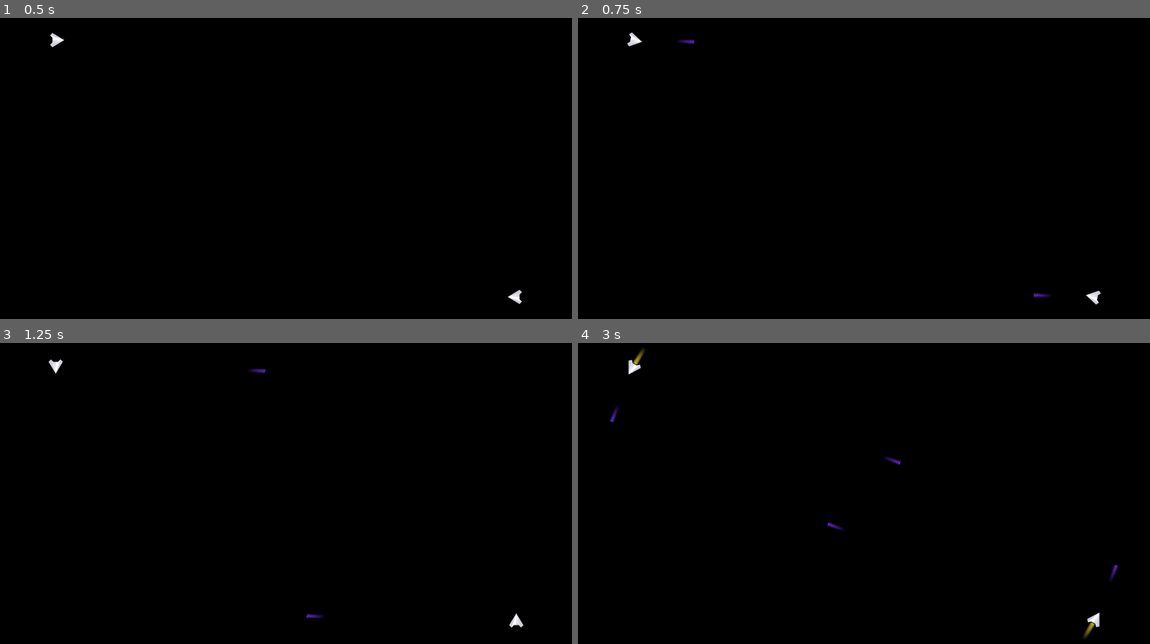
Above: before the commit, frames 1-4 (two rows, left to right).
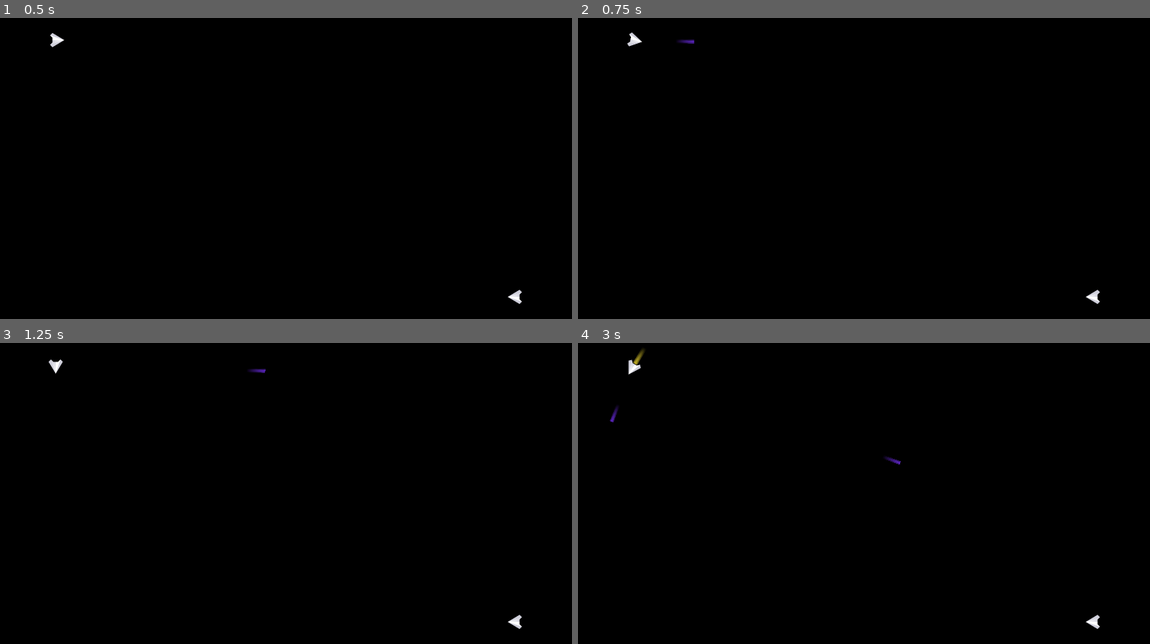
Above: after the commit, the same moments.

Repository: Teeohbee/CelestialMeadow
Game: Godot game, scene res://main.tscn
Two runs of this game, one before a commit and one after it. Both use one fixed random seed, a clock stepped at 60 frames per second and the inputs below.
Inputs:
- Up to frame 1 (0.5 s): no input
- Up to frame 2 (0.75 s): tap Enter at 0.5 s; hold Right (rotate_right, bound only before the commit) from 0.53 s (still down); tap Space (shoot, bound only before the commit) at 0.6 s
- Up to frame 3 (1.25 s): keep holding Right (rotate_right, bound only before the commit)
- Up to frame 4 (3 s): release Right (rotate_right, bound only before the commit) at 1.28 s; hold Left (rotate_left, bound only before the commit) 1.28-2.03 s; tap Space (shoot, bound only before the commit) at 1.35, 2.1, 2.85 s; hold Right (rotate_right, bound only before the commit) 2.03-2.78 s; hold Up (thrust, bound only before the commit) from 2.78 s (still down)

Frame 1 is identical in both runs. In frame 2, less than 0.1% of the frame differs, in the area x 79-92%, y 90-96%; in frame 3, 0.1%; in frame 4, 0.2%, in the area x 43-95%, y 59-99%.

Commit message:
Players can move independently from each other

Diff:
--- a/main.tscn
+++ b/main.tscn
@@ -10,3 +10,4 @@
 [node name="Player2" parent="." instance=ExtResource("1_syc1s")]
 position = Vector2(341, 543)
 starting_position = 0.9
+player_number = 1
--- a/player.gd
+++ b/player.gd
@@ -4,6 +4,7 @@
 @export var spin_power = 4000
 @export var bullet_scene : PackedScene
 @export var starting_position = 0.1
+@export var player_number = 0
 
 var thrust = Vector2.ZERO
 var rotation_direction = 0
@@ -19,14 +20,14 @@
 
 func get_input():
 	thrust = Vector2.ZERO
-	if Input.is_action_pressed("thrust"):
+	if Input.is_action_pressed(str("thrust", player_number)):
 		thrust = transform.x * engine_power
 		$Thruster.show()
 	else:
 		$Thruster.hide()
-	rotation_direction = Input.get_axis("rotate_left", "rotate_right")
+	rotation_direction = Input.get_axis(str("rotate_left", player_number), str("rotate_right", player_number))
 
-	if Input.is_action_just_pressed("shoot"):
+	if Input.is_action_just_pressed(str("shoot", player_number)):
 		shoot()
 
 func _physics_process(delta):
--- a/project.godot
+++ b/project.godot
@@ -22,24 +22,44 @@
 
 [input]
 
-rotate_left={
+rotate_left0={
 "deadzone": 0.5,
 "events": [Object(InputEventKey,"resource_local_to_scene":false,"resource_name":"","device":-1,"window_id":0,"alt_press …(182 unchanged characters)…
 ]
 }
-rotate_right={
+rotate_right0={
 "deadzone": 0.5,
 "events": [Object(InputEventKey,"resource_local_to_scene":false,"resource_name":"","device":-1,"window_id":0,"alt_press …(182 unchanged characters)…
 ]
 }
-thrust={
+thrust0={
 "deadzone": 0.5,
 "events": [Object(InputEventKey,"resource_local_to_scene":false,"resource_name":"","device":-1,"window_id":0,"alt_press …(182 unchanged characters)…
 ]
 }
-shoot={
+shoot0={
 "deadzone": 0.5,
 "events": [Object(InputEventKey,"resource_local_to_scene":false,"resource_name":"","device":-1,"window_id":0,"alt_pressed":false,"shift_pressed":false,"ctrl_pressed":false,"meta_pressed":false,"pressed":false,"keycode":0,"physical_keycode":32,"key_label":0,"unicode":32,"echo":false,"script":null)
+]
+}
+rotate_left1={
+"deadzone": 0.5,
+"events": [Object(InputEventKey,"resource_local_to_scene":false,"resource_name":"","device":-1,"window_id":0,"alt_pressed":false,"shift_pressed":false,"ctrl_pressed":false,"meta_pressed":false,"pressed":false,"keycode":0,"physical_keycode":65,"key_label":0,"unicode":97,"echo":false,"script":null)
+]
+}
+rotate_right1={
+"deadzone": 0.5,
+"events": [Object(InputEventKey,"resource_local_to_scene":false,"resource_name":"","device":-1,"window_id":0,"alt_pressed":false,"shift_pressed":false,"ctrl_pressed":false,"meta_pressed":false,"pressed":false,"keycode":0,"physical_keycode":68,"key_label":0,"unicode":100,"echo":false,"script":null)
+]
+}
+thrust1={
+"deadzone": 0.5,
+"events": [Object(InputEventKey,"resource_local_to_scene":false,"resource_name":"","device":-1,"window_id":0,"alt_pressed":false,"shift_pressed":false,"ctrl_pressed":false,"meta_pressed":false,"pressed":false,"keycode":0,"physical_keycode":87,"key_label":0,"unicode":119,"echo":false,"script":null)
+]
+}
+shoot1={
+"deadzone": 0.5,
+"events": [Object(InputEventKey,"resource_local_to_scene":false,"resource_name":"","device":-1,"window_id":0,"alt_pressed":false,"shift_pressed":false,"ctrl_pressed":false,"meta_pressed":false,"pressed":false,"keycode":0,"physical_keycode":67,"key_label":0,"unicode":99,"echo":false,"script":null)
 ]
 }
 
